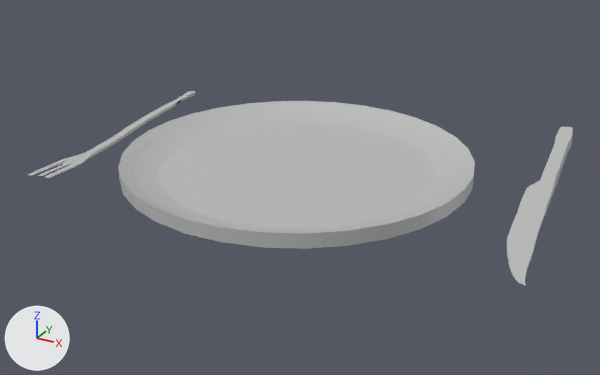
Before and after pictures for a commit that changed the FBX model Group9/Content/Assets/Cutlery/Cutlery Export.fbx.
Before and after are seen from a camera (50 mm lens) standing at (0.0251, -0.1714, 0.0937) and looking at (-0.0007, -0.1245, 0.0703). Every picture has the same lights, and +X, +Y and +Z are marked at lower left. Where no turn or scale is listed for an object, it has been applied to the vertices.
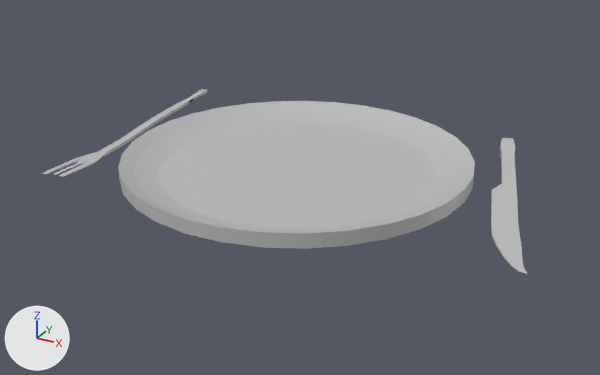
Boxes (x1, y1, x2, y2) around the edits, measured in the pictures (600 x 375 px; the box of a moved part takes in the faces that stretch with it):
'pCylinder2', reshaped (11% narrower)
    before: (28, 91, 573, 286)
    after: (42, 89, 527, 274)
part 1 of me_mesh, moved or reshaped
    before: (507, 126, 573, 286)
    after: (491, 138, 527, 274)
part 2 of me_mesh, moved or reshaped
    before: (28, 91, 196, 178)
    after: (42, 89, 208, 177)

The change, as a diff of the scene's bpy script:
```diff
--- a/Group9/Content/Assets/Cutlery/Cutlery Export.fbx.py
+++ b/Group9/Content/Assets/Cutlery/Cutlery Export.fbx.py
@@ me_mesh @@
 me_mesh.from_pydata(...)  # 904 vertices, 863 faces; spans x -0.0171..0.0176, y -0.0124..0.0124, z -0.0015..0.0014
 # used by ob_pcylinder2; location = (-0.00049, -0.12352, 0.0719)
+# me_mesh part 1: the loose piece of 322 vertices spanning x 0.0145..0.0176, y -0.0086..0.0124, z -0.0007..0.0014 is multiplied about its middle by the matrix ((0.979, -0.204, 0.029), (0.2, 0.974, 0.103), (-0.049, -0.095, 0.994)), then moved by (-0.0023, 0.0005, -0.0008)
+# me_mesh part 2: the loose piece of 272 vertices spanning x -0.0171..-0.014, y -0.011..0.0096, z -0.0007..0.0001 is moved by (0.0012, 0.0002, 0.0003)
 me_mesh.materials.append(mat_lambert1)
```
